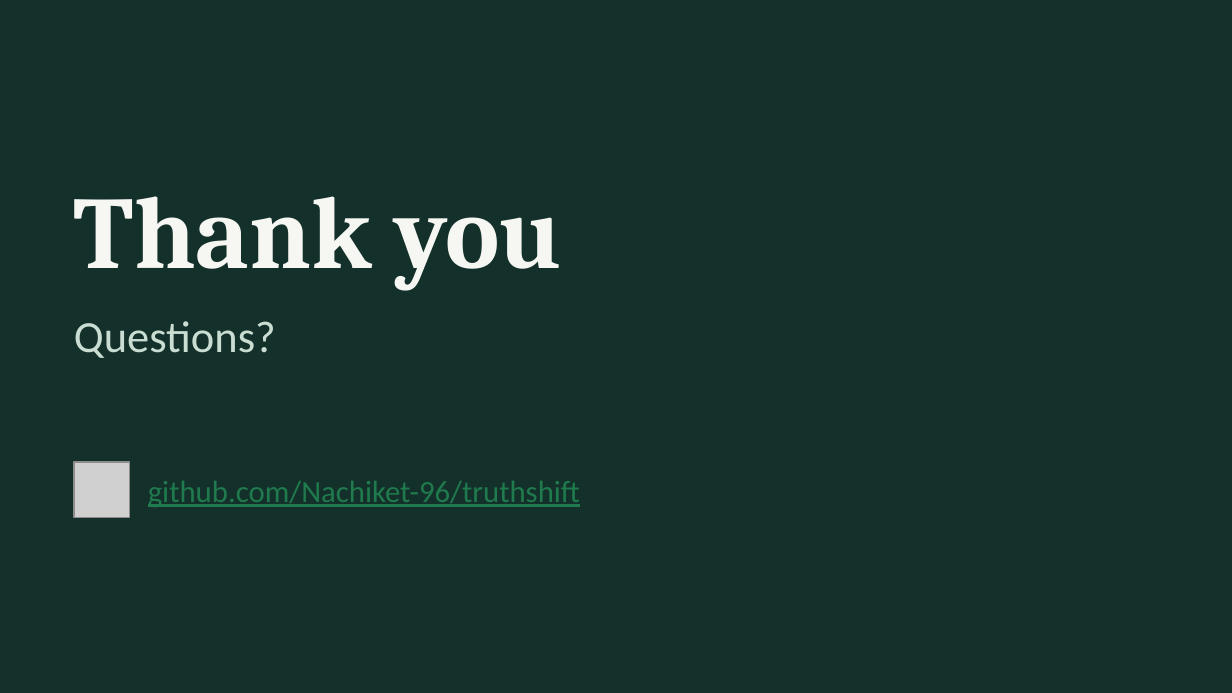
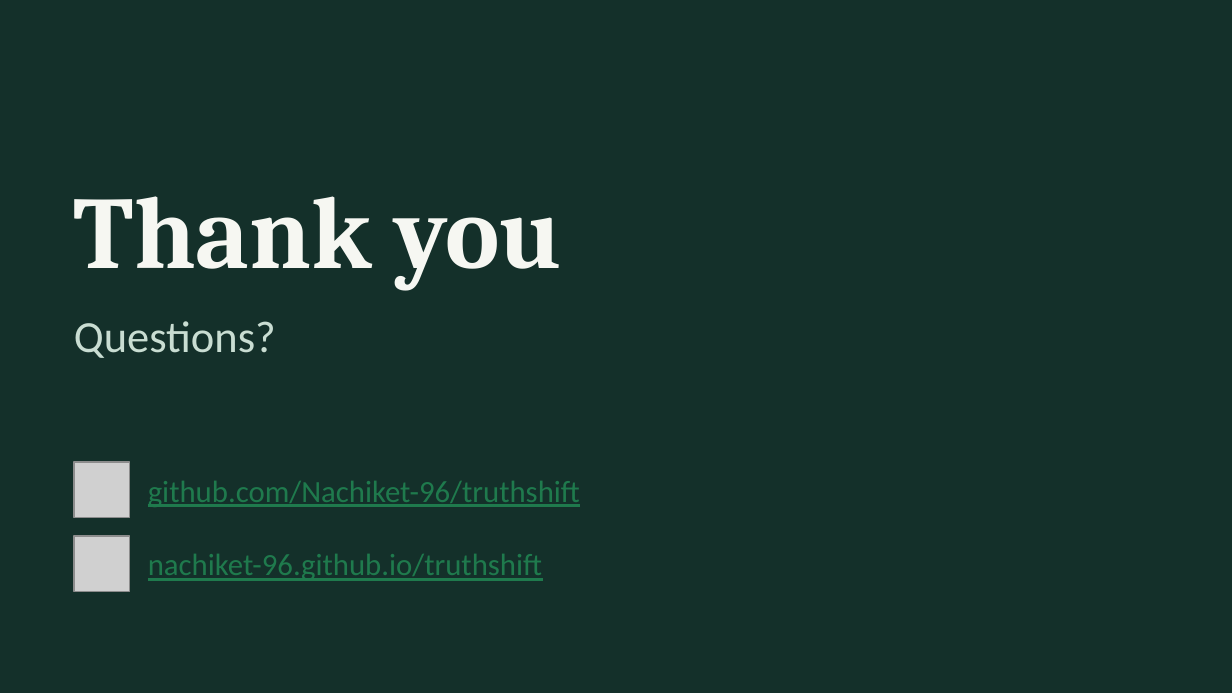
Before and after one commit to Nachiket-96/truthshift, a slide deck: slide 17 of presentation/TruthShift_Presentation.pptx. Drawn at 1232x693 pixels with LibreOffice and Linux fonts; fonts in the diff are those of the drawing; grey boxes stand for pictures. Boxes give left, top, right and bottom in pixels: in the first picture for what was removed or moved away, otherwise in the second. Text is boxed around its words. In the diff, an @@ line names an element or a change of style, - is before the commit and + after.

```diff
--- a/presentation/TruthShift_Presentation.pptx
+++ b/presentation/TruthShift_Presentation.pptx
@@ picture added at (x1=74, y1=536, x2=129, y2=591) @@
@@ text added at (x1=148, y1=554, x2=542, y2=581), 18 pt, text #1F7A4D, underline @@
+nachiket-96.github.io/truthshift
```
Also in this commit, not shown: 14 other files.
